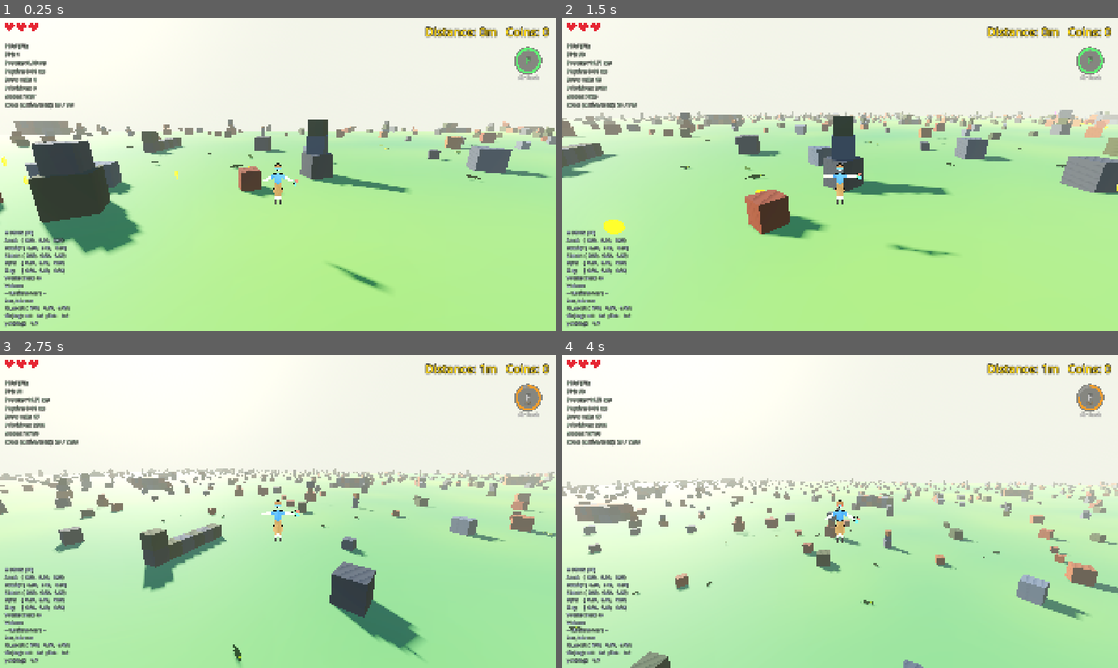
Above: before the commit, frames 1-4 (two rows, left to right).
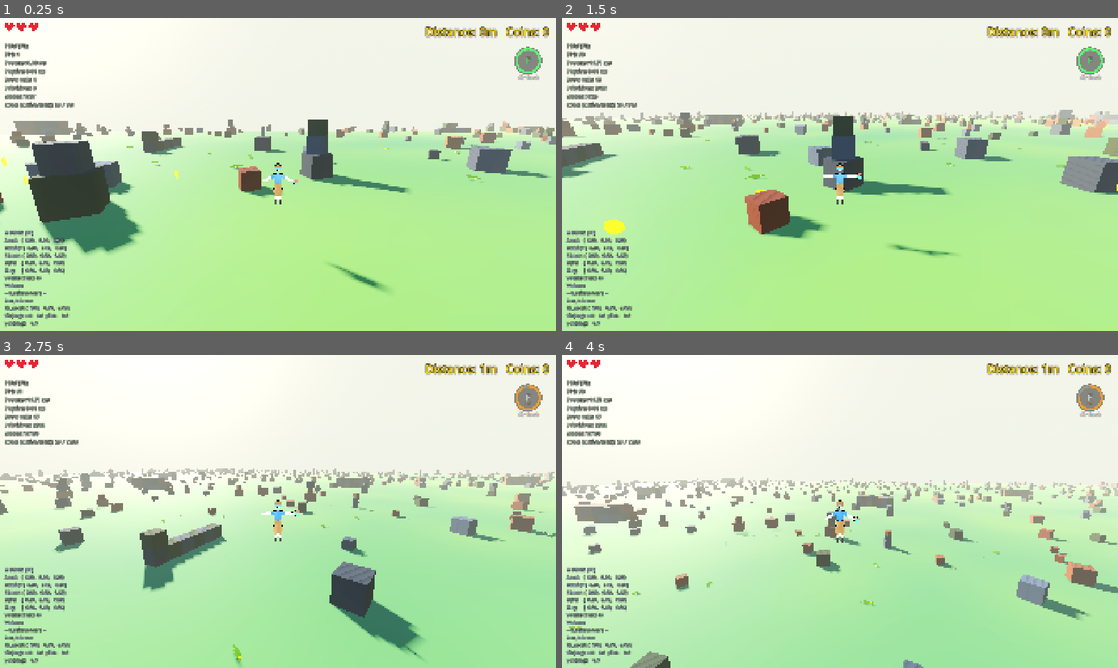
Above: after the commit, the same moments.

Repository: korjavin/godot-test1
Game: Godot game, scene res://scenes/main.tscn
Same seed, same stepped clock (60 frames per second), same inputs: the game is played once before the commit and once after it.
Inputs (mouse positions are in pixels of both pictures, inside the frame that each line leads up to):
- Up to frame 1 (0.25 s): no input
- Up to frame 2 (1.5 s): tap Enter (ui_accept) at 0.5 s; move the mouse to (834, 180) at 0.52 s; hold Ctrl (duck) 0.53-1.28 s; hold W (move_forward) from 0.53 s (still down); tap Space (jump) at 0.77, 1.07 s; move the mouse to (878, 177) at 1.27 s; tap Shift (run) at 1.35 s
- Up to frame 3 (2.75 s): keep holding W (move_forward); tap Space (jump) at 1.52, 1.82 s; move the mouse to (233, 508) at 2.02 s; tap F (special_ability) at 2.1 s
- Up to frame 4 (4 s): move the mouse to (845, 511) at 2.77 s; release W (move_forward) at 2.78 s; hold Q (step_left) 2.78-3.53 s; tap R (switch_character) at 2.85 s; tap Space (jump) at 3.02, 3.32, 3.77 s; move the mouse to (817, 505) at 3.52 s; hold W (move_forward) from 3.53 s (still down); hold Ctrl (duck) from 3.53 s (still down)

The runs differ from the first frame. In frame 1, less than 0.1% of the frame differs, in the area x 22-87%, y 40-52%; in frame 2, less than 0.1%; in frame 3, less than 0.1%; in frame 4, less than 0.1%, in the area x 1-79%, y 55-88%.

Commit message:
feat: croc toon+rim via shared ToonShading helper — one static styled-material cache keyed by source material id (~490 crocs share a handful of styled duplicates, batching preserved), player apply_toon_shading delegates to it, croc model walk styles meshes with no outline overlay (second draw call x490 unaffordable)

Diff:
--- a/scripts/piglet_crocodile_ai.gd
+++ b/scripts/piglet_crocodile_ai.gd
@@ -288,8 +288,8 @@
 	if model:
 		model_base_scale = model.scale
 		model_base_y = model.position.y
-		# One walk over the model subtree applies all per-mesh styling (draw cull
-		# today; shared toon materials later reuse this same walk).
+		# One walk over the model subtree applies all per-mesh styling (draw
+		# cull + shared toon materials).
 		_style_model_meshes(model)
 
 	# Find the player node (defer to allow scene to fully load)
@@ -300,15 +300,23 @@
 	"""
 	Recursively apply per-mesh styling to every GeometryInstance3D under the model.
 
-	Currently that is the visual draw-range cull: beyond VISUAL_CULL_DISTANCE the
-	renderer simply skips drawing these meshes (works in gl_compatibility too).
-	This changes RENDERING only — the crocodile body, its AI, and its collision
-	all stay exactly as they were; the LOD manager's sleep radius handles the
-	simulation side independently. Entity counts are never reduced by this.
+	Two treatments per mesh, one walk:
+	- Visual draw-range cull: beyond VISUAL_CULL_DISTANCE the renderer simply
+	  skips drawing these meshes (works in gl_compatibility too). This changes
+	  RENDERING only — the crocodile body, its AI, and its collision all stay
+	  exactly as they were; the LOD manager's sleep radius handles the
+	  simulation side independently. Entity counts are never reduced by this.
+	- Shared toon+rim styling via ToonShading.apply_to_mesh, so crocs match the
+	  hero's cel-shaded look. Its static cache hands every croc the SAME styled
+	  material per source, so ~490 bodies add only a handful of materials.
+	  Deliberately NO inverted-hull outline overlay here (the player has one):
+	  that is a second draw call per mesh × ~490 crocs — unaffordable.
 	"""
 	if node is GeometryInstance3D:
 		node.visibility_range_end = VISUAL_CULL_DISTANCE
 		node.visibility_range_end_margin = VISUAL_CULL_MARGIN
+	if node is MeshInstance3D:
+		ToonShading.apply_to_mesh(node)
 	for child in node.get_children():
 		_style_model_meshes(child)
 
--- a/scripts/player_controller.gd
+++ b/scripts/player_controller.gd
@@ -909,17 +909,14 @@
 
 	Materials that are already toon (the primitive characters) are skipped.
 
+	The actual styling now lives in the shared ToonShading helper
+	(scripts/toon_shading.gd) so crocodiles get the identical treatment; its
+	static material cache is correct for the player too — the same source
+	material always maps to the same styled duplicate.
+
 	@param mesh: The mesh whose surface materials should be cel-shaded
 	"""
-	for surface in mesh.get_surface_override_material_count():
-		var mat := mesh.get_active_material(surface)
-		if mat is BaseMaterial3D and mat.diffuse_mode != BaseMaterial3D.DIFFUSE_TOON:
-			var styled := mat.duplicate() as BaseMaterial3D
-			styled.diffuse_mode = BaseMaterial3D.DIFFUSE_TOON
-			styled.rim_enabled = true
-			styled.rim = 0.4
-			styled.rim_tint = 0.25
-			mesh.set_surface_override_material(surface, styled)
+	ToonShading.apply_to_mesh(mesh)
 
 func _sfx(method: String, arg: Variant = null) -> void:
 	"""
--- /dev/null
+++ b/scripts/toon_shading.gd
@@ -0,0 +1,53 @@
+class_name ToonShading
+extends RefCounted
+## Shared toon+rim material styling, used by BOTH the player characters and the
+## crocodiles so the whole cast reads with one cohesive cel-shaded look.
+##
+## The single static entry point is `ToonShading.apply_to_mesh(mesh)` — it holds
+## the exact logic that used to live in player_controller.apply_toon_shading,
+## plus one crucial addition: a STATIC cache of styled materials.
+##
+## The cache is the whole point of this file. ~490 crocodiles share the same
+## handful of source GLB materials; without the cache each croc would call
+## `duplicate()` on those same sources and end up with ~490 private material
+## copies — extra memory AND a batching killer (the renderer can only batch
+## meshes that share a material). With the cache, every mesh whose surface uses
+## the same source material receives the SAME styled duplicate, so the scene
+## gains exactly one new material per distinct source, no matter how many
+## bodies are on screen.
+
+
+## Source material instance id -> its toon-styled duplicate. Static so the
+## cache is shared across every caller (player + all crocodiles) for the whole
+## session. Materials are Resources kept alive by the meshes referencing them,
+## so holding them here never leaks scene nodes.
+static var _styled_cache: Dictionary = {}
+
+
+static func apply_to_mesh(mesh: MeshInstance3D) -> void:
+	"""
+	Add soft toon diffuse + rim light to a mesh's materials, matching the look
+	the primitive characters get from their scene files. The source material is
+	duplicated (once per DISTINCT source, via the static cache) so we only ADD
+	shading and never lose the baked albedo or textures — important for GLB
+	models, whose colours live in their imported materials.
+
+	Materials that are already toon (the primitive characters) are skipped.
+
+	@param mesh: The mesh whose surface materials should be cel-shaded
+	"""
+	for surface in mesh.get_surface_override_material_count():
+		var mat := mesh.get_active_material(surface)
+		if mat is BaseMaterial3D and mat.diffuse_mode != BaseMaterial3D.DIFFUSE_TOON:
+			# Reuse the styled duplicate if this exact source material was
+			# styled before (same source -> same result, so sharing is safe).
+			var key: int = mat.get_instance_id()
+			var styled: BaseMaterial3D = _styled_cache.get(key)
+			if styled == null:
+				styled = mat.duplicate() as BaseMaterial3D
+				styled.diffuse_mode = BaseMaterial3D.DIFFUSE_TOON
+				styled.rim_enabled = true
+				styled.rim = 0.4
+				styled.rim_tint = 0.25
+				_styled_cache[key] = styled
+			mesh.set_surface_override_material(surface, styled)
Not shown, added: assets/shaders/ground.gdshader.uid
Not shown, added: scripts/toon_shading.gd.uid
Not shown, changed: docs/plans/20260814-rendering-perf-look.md
